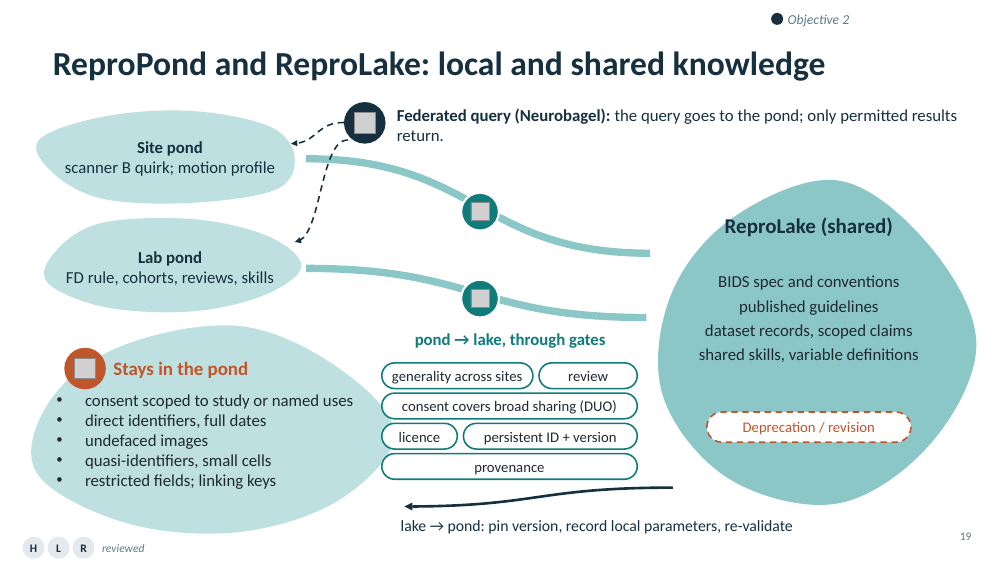
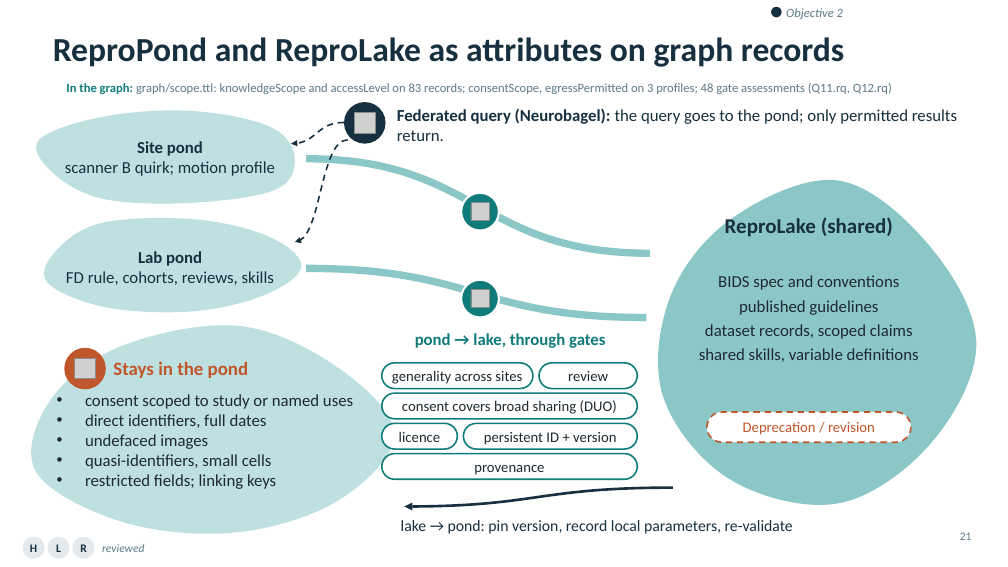
Before and after one commit to ReproNim/llm-workshop-kg, a slide deck: slide 21 of slides/Knowledge_Graphs_Skills_Neuroimaging_v4.pptx (slide 19 before the commit). Drawn at 1008x567 pixels with LibreOffice and Linux fonts; fonts in the diff are those of the drawing; grey boxes stand for pictures; background and template pictures are left out. Boxes give left, top, right and bottom in pixels: in the first picture for what was removed or moved away, otherwise in the second. Text is boxed around its words. In the diff, an @@ line names an element or a change of style, - is before the commit and + after.

```diff
--- a/slides/Knowledge_Graphs_Skills_Neuroimaging_v4.pptx
+++ b/slides/Knowledge_Graphs_Skills_Neuroimaging_v4.pptx
@@ ellipse: place and size @@
-ellipse at bbox=[771, 13, 783, 25]
+ellipse at bbox=[771, 7, 782, 17]
@@ text "Objective 2" at bbox=[786, 8, 843, 19]: size 13 to 12 pt @@
@@ title at bbox=[53, 37, 844, 67]: text changed @@
-ReproPond and ReproLake: local and shared knowledge
+ReproPond and ReproLake as attributes on graph records
@@ text added at bbox=[66, 83, 892, 94], 12 pt, text #5E7A88 @@
+In the graph: graph/scope.ttl: knowledgeScope and accessLevel on 83 records; consentScope, egressPermitted on 3 profiles; 48 gate assessments (Q11.rq, Q12.rq)
@@ page number at bbox=[960, 532, 972, 540]: text changed @@
-19
+21
```
Also in this commit, not shown: 20 other slides changed, 3 slides added, 2 slides removed, 2 other files.
